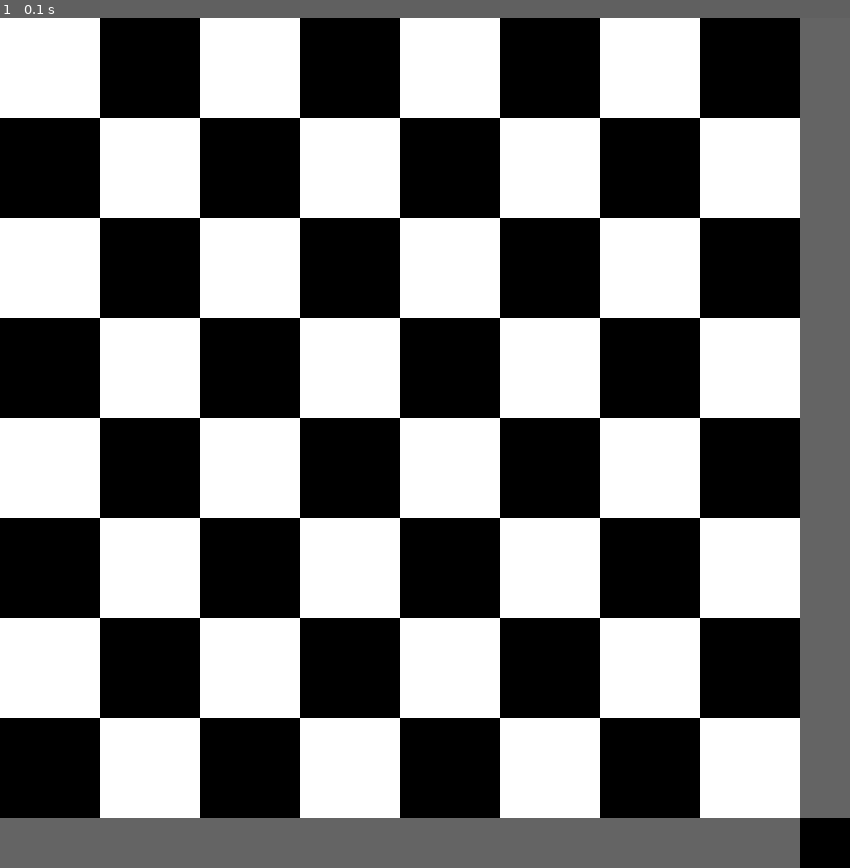
Above: before the commit, frame 1.
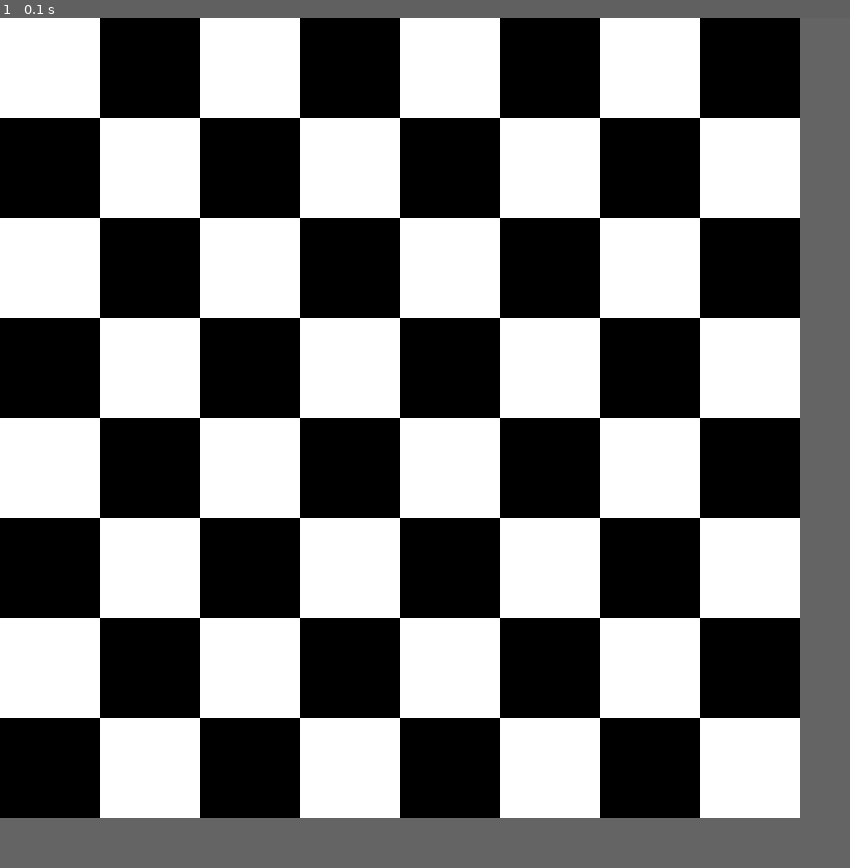
Above: after the commit, the same moment.

Repository: HausMeister008/CHESS
Game: pygame game, started from game.py
Two runs of this game, one before a commit and one after it. Both use one fixed random seed, a clock stepped at 60 frames per second and the inputs below.
Inputs:
- Up to frame 1 (0.1 s): no input

The runs differ from the first frame. In frame 1, 0.3% of the frame differs, in the area x 94-100%, y 94-100%.

Commit message:
aölksdjf

Diff:
--- a/game.py
+++ b/game.py
@@ -9,6 +9,7 @@
 size = [rect_size*8 + chars_space_size, rect_size*8 +  chars_space_size]
 screen = pygame.display.set_mode(size)
 clock = pygame.time.Clock()
+side_color = (100,100,100)
 
 screen.fill((0,0,0))
 
@@ -26,16 +27,11 @@
             rect_size, # which size
             rect_size
         ))
-    pygame.draw.rect(
-        screen,
-        (100,100,100),
-        (8*rect_size,
-        i*rect_size,
-        chars_space_size, #
-        rect_size)
-    )
-    pygame.draw.rect(screen, (100,100,100), (i*rect_size, 8*rect_size, rect_size,chars_space_size))
-    pygame.draw.rect(screen, (100,100,100), (8*rect_size, i*rect_size,chars_space_size, rect_size))
+    pygame.draw.rect(screen, side_color, (i*rect_size, 8*rect_size, rect_size,chars_space_size))
+    pygame.draw.rect(screen, side_color, (8*rect_size, i*rect_size,chars_space_size, rect_size))
+
+pygame.draw.rect(screen, side_color, (8*rect_size, 8*rect_size,chars_space_size, chars_space_size))
+
 go = True
 while go:
     for event in pygame.event.get():
